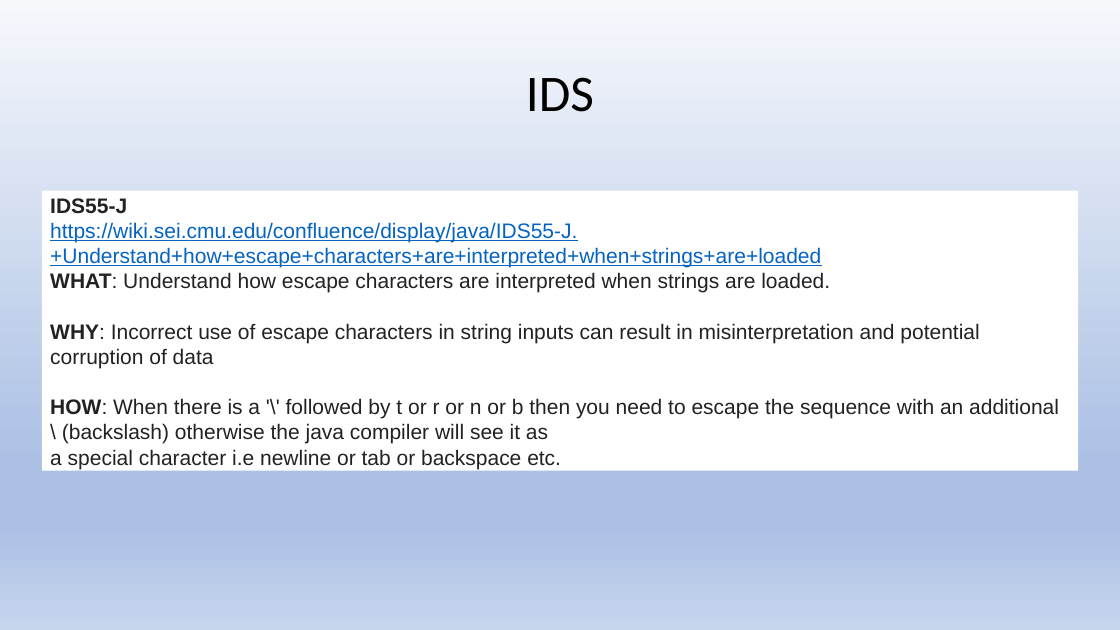
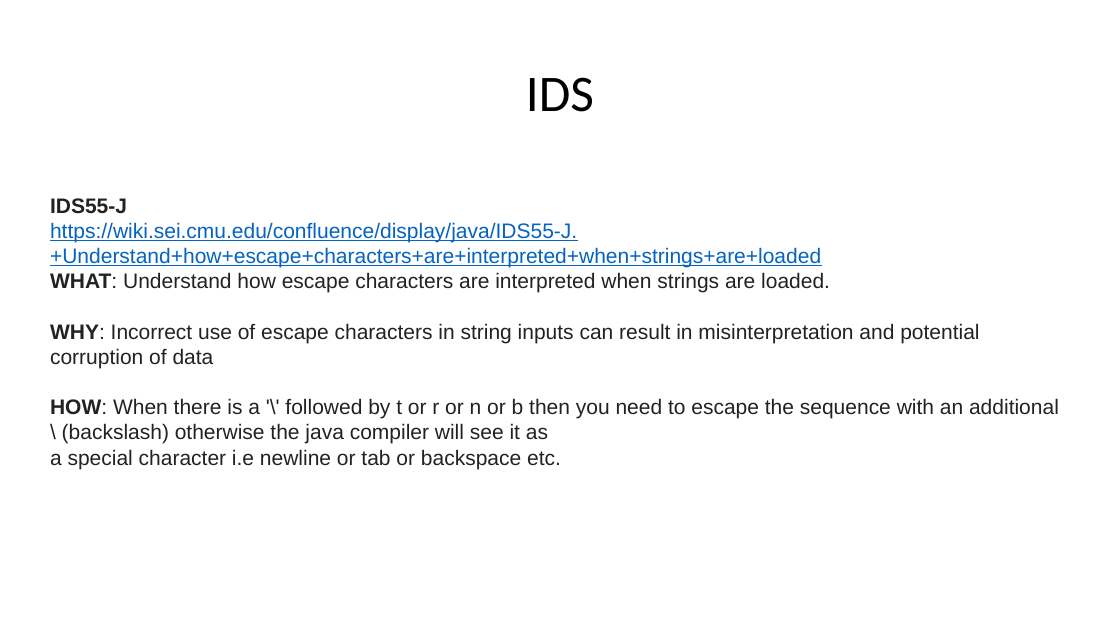
Before and after one commit to stevester94/CSC201_Project, a slide deck: slide 10 of Project2.pptx. Drawn at 1120x630 pixels with LibreOffice and Linux fonts; fonts in the diff are those of the drawing. Boxes give left, top, right and bottom in pixels: in the first picture for what was removed or moved away, otherwise in the second. Text is boxed around its words. In the diff, an @@ line names an element or a change of style, - is before the commit and + after.

```diff
--- a/Project2.pptx
+++ b/Project2.pptx
@@ background gradient #F6F8FC to #ABC0E4 to #C7D5ED to #FFFFFF @@
@@ text "IDS55-J https://wiki.sei.cmu.edu/confluence/display/java/IDS ..." rewrapped from <box>42,187,1079,475</box> to <box>50,198,1059,469</box> @@
```
Also in this commit, not shown: 10 other slides changed, 8 slides added.
